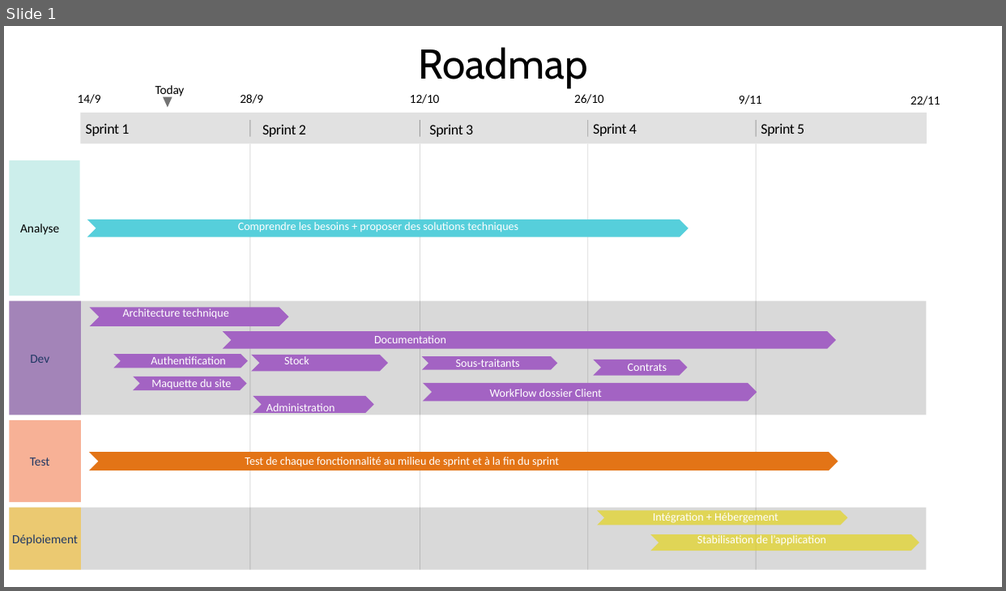
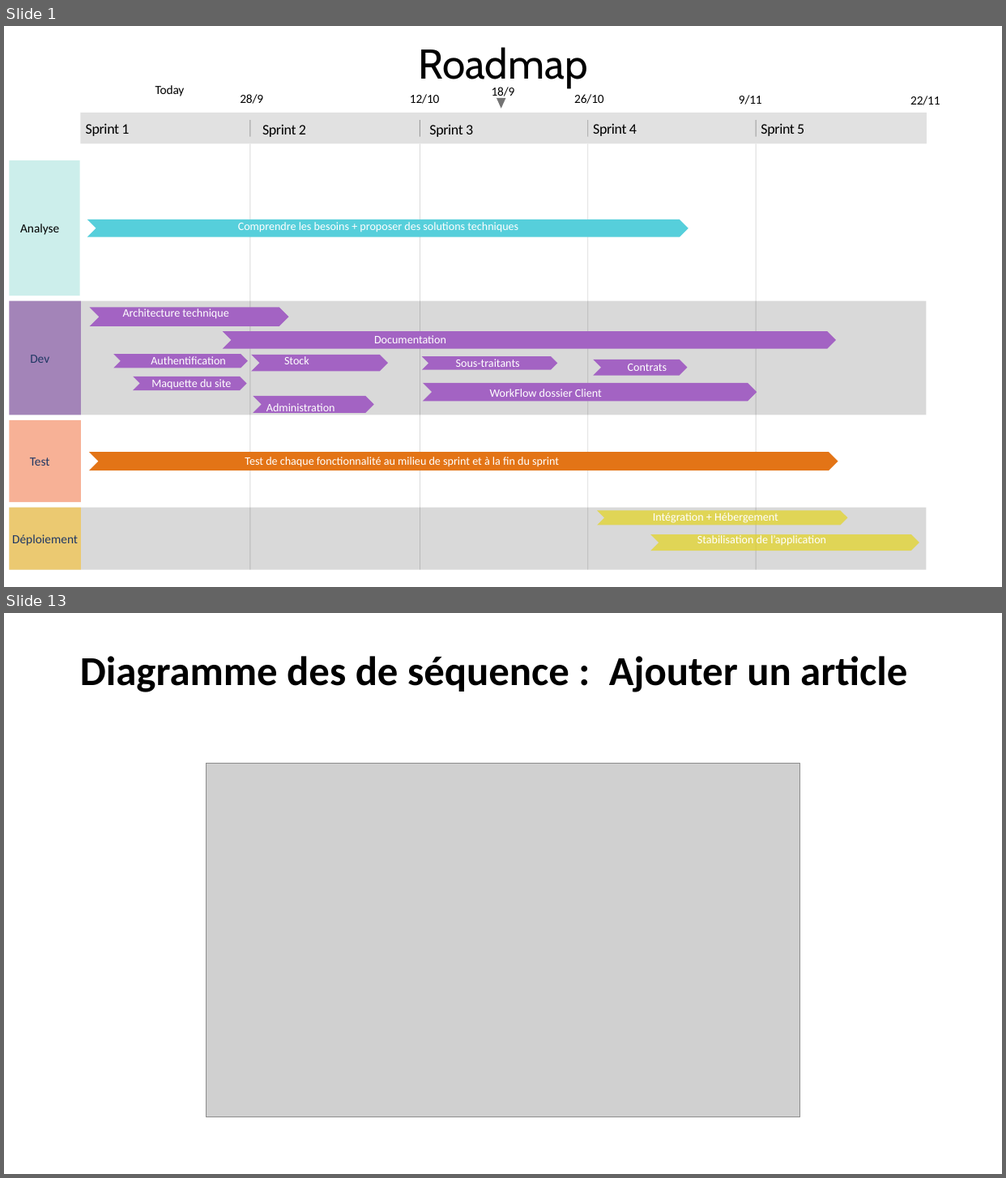
Before and after one commit to hech2030/Promes, a slide deck: Documentation/Roadmap.pptx. Shown one above the other, each under a label of ours: slide 1 before the commit, slides 1 and 13 after it; the slides between them are not shown. The pictures are 1006x591 and 1006x1178 pixels, drawn with LibreOffice and Linux fonts; fonts in the diff are those of the drawing; grey boxes stand for pictures. Boxes give left, top, right and bottom in pixels: in the first picture for what was removed or moved away, otherwise in the second. Text is boxed around its words. In the diff, an @@ line names an element or a change of style, - is before the commit and + after.

```diff
--- a/Documentation/Roadmap.pptx
+++ b/Documentation/Roadmap.pptx
@@ slide 13 added at (x1=4, y1=613, x2=1002, y2=1174), background #FFFFFF @@
@@ title added at (x1=80, y1=656, x2=907, y2=692), 39.6 pt, text #000000, bold @@
+Diagramme des de séquence : Ajouter un article
@@ picture added at (x1=206, y1=764, x2=800, y2=1118) @@
@@ slide 1 changed as well @@
@@ text at (x1=492, y1=87, x2=515, y2=100): text changed @@
-14/9
+18/9
@@ triangle moved from (x1=163, y1=97, x2=172, y2=108) to (x1=496, y1=98, x2=505, y2=109) @@
```
Also in this commit, not shown: 22 other slides added.
